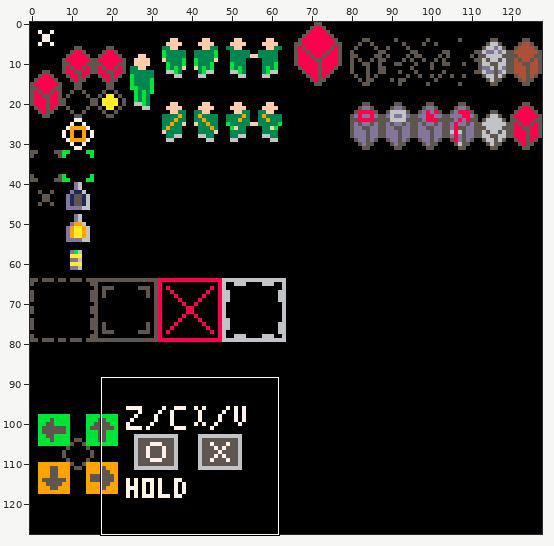
Sprite sheet -- no-way-out/no-way-out.png. The first picture is a wide view before the edit; the outline marks the close-up.
Close-up. First the earlier version:
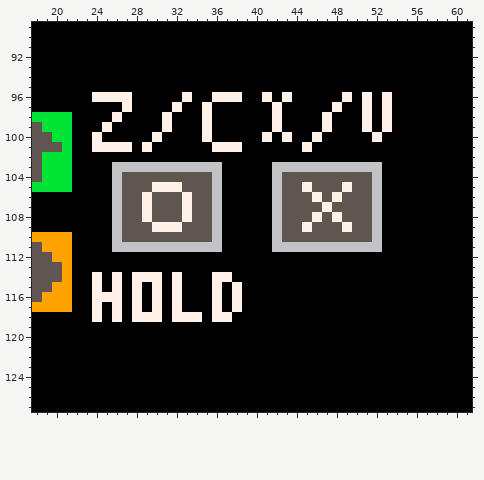
The file is 128x128 pixels. Shown: x 18..61, y 89..127. The commit also changed other parts of the picture, which this record leaves out.
Once edited:
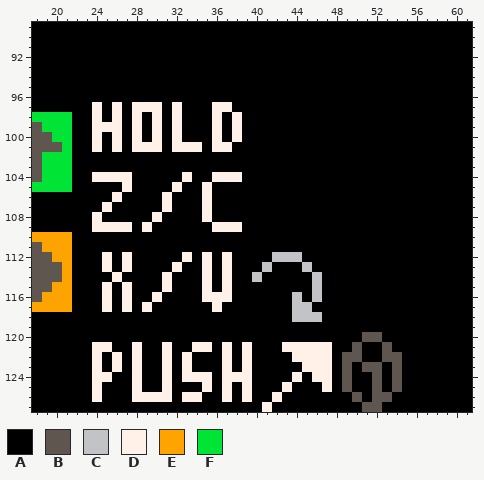
Palette (. is transparent): A #000000  B #5f574f  C #c2c3c7  D #fff1e8  E #ffa300  F #00e436
Change:
Colour B becomes colour A in row 104 at x 28 to 32, 34 to 35 and 43 to 51; in row 105 at x 28 to 29, 33 to 34, 43 to 44, 46 to 48 and 50 to 51; in row 106 at x 27 to 28, 30, 32, 34, 43 to 45, 47 and 49 to 51; in row 107 at x 27 to 28, 30, 32, 34, 43 to 46 and 48 to 51; in row 108 at x 27 to 28, 31 to 32, 34, 43 to 45, 47 and 49 to 51; in row 109 at x 28, 33 to 35, 43 to 44, 46 to 48 and 50 to 51.
Colour B becomes colour A in row 110 at x 27 to 35 and 43 to 51.
Colour C becomes colour A in row 103 at x 26 to 36 and 42 to 52; in row 104 at x 42 and 52; in row 105 at x 26, 36, 42 and 52; in row 106 at x 36, 42 and 52; in rows 107 to 108 at x 26, 36, 42 and 52; in row 109 at x 42 and 52.
Colour C becomes colour A in row 110 at x 26, 36, 42 and 52; in row 111 at x 26 to 36 and 42 to 52.
Colour D becomes colour A in row 96 at x 24 to 27, 33, 36 to 38, 41, 43, 49, 51 and 53; in row 97 at x 27, 35, 42, 48, 51 and 53; in rows 98 to 99 at x 31, 35, 42, 47, 51 and 53; in row 100 at x 35, 41, 43, 46 and 52; in row 101 at x 25, 27, 38 and 45; in row 105 at x 30 to 31, 45 and 49.
Colour D becomes colour A in row 106 at x 29, 33, 46 and 48; in row 107 at x 29, 33 and 47; in row 108 at x 29, 33, 46 and 48; in row 109 at x 30 to 32, 45 and 49; in row 114 at x 24, 28 to 30, 32 and 36; in row 115 at x 24, 26, 28, 30, 32, 36 and 38.
Colour D becomes colour A in row 116 at x 24, 26, 28, 32 and 38; in row 117 at x 24, 26, 28, 30, 32 and 38; in row 118 at x 24, 26, 28 to 30, 32 to 34 and 36 to 37.
Colour A becomes colour B in row 120 at x 51 to 52; in row 121 at x 50 and 53; in row 122 at x 49 to 50 and 53 to 54; in row 123 at x 49, 51 to 52 and 54; in rows 124 to 125 at x 49, 52 and 54; in row 126 at x 50 and 52 to 53.
Colour A becomes colour B in row 127 at x 51 to 52.
Colour A becomes colour C in row 112 at x 42 to 44; in row 113 at x 41 and 45; in row 114 at x 40 and 46; in row 115 at x 46; in row 116 at x 44 and 46; in row 117 at x 44 to 45.
Colour A becomes colour C in row 118 at x 44 to 46.
Colour A becomes colour D in row 97 at x 24, 26, 28 to 30 and 36 to 37; in row 98 at x 24, 28, 30, 32, 36 and 38; in row 99 at x 24, 26, 28, 30, 32, 36 and 38; in row 100 at x 26, 28, 32, 36 and 38; in row 101 at x 28, 30 and 32 to 34; in row 104 at x 24 to 25 and 37 to 38.
Colour A becomes colour D in row 107 at x 25; in row 108 at x 24; in row 109 at x 24 to 25 and 37 to 38; in row 112 at x 25, 27, 33, 35 and 37; in row 113 at x 25, 27, 32, 35 and 37; in row 114 at x 31 and 35.
Colour A becomes colour D in row 115 at x 25, 27, 31, 35 and 37; in row 116 at x 27, 35 and 37; in row 117 at x 25, 27 and 29; in row 121 at x 24 to 25, 28, 31, 34 to 35, 37, 39 and 43 to 47; in row 122 at x 24, 26, 28, 31, 33, 37, 39 and 44 to 47; in row 123 at x 24, 26, 28, 31, 33, 37, 39 and 45 to 47.
Colour A becomes colour D in row 124 at x 24 to 25, 28, 31, 33 to 35, 37 to 39, 44 and 46 to 47; in row 125 at x 24, 28, 31, 35, 37, 39, 43 and 47; in row 126 at x 24, 28 to 31, 33 to 34, 37, 39 and 42; in row 127 at x 41.
Colour B becomes colour D in row 104 at x 27 and 33; in row 105 at x 27 and 35; in rows 106 to 107 at x 31 and 35; in row 108 at x 30 and 35; in row 109 at x 27 and 29.
Colour C becomes colour D in row 104 at x 26 and 36; in row 106 at x 26; in row 109 at x 26 and 36.
